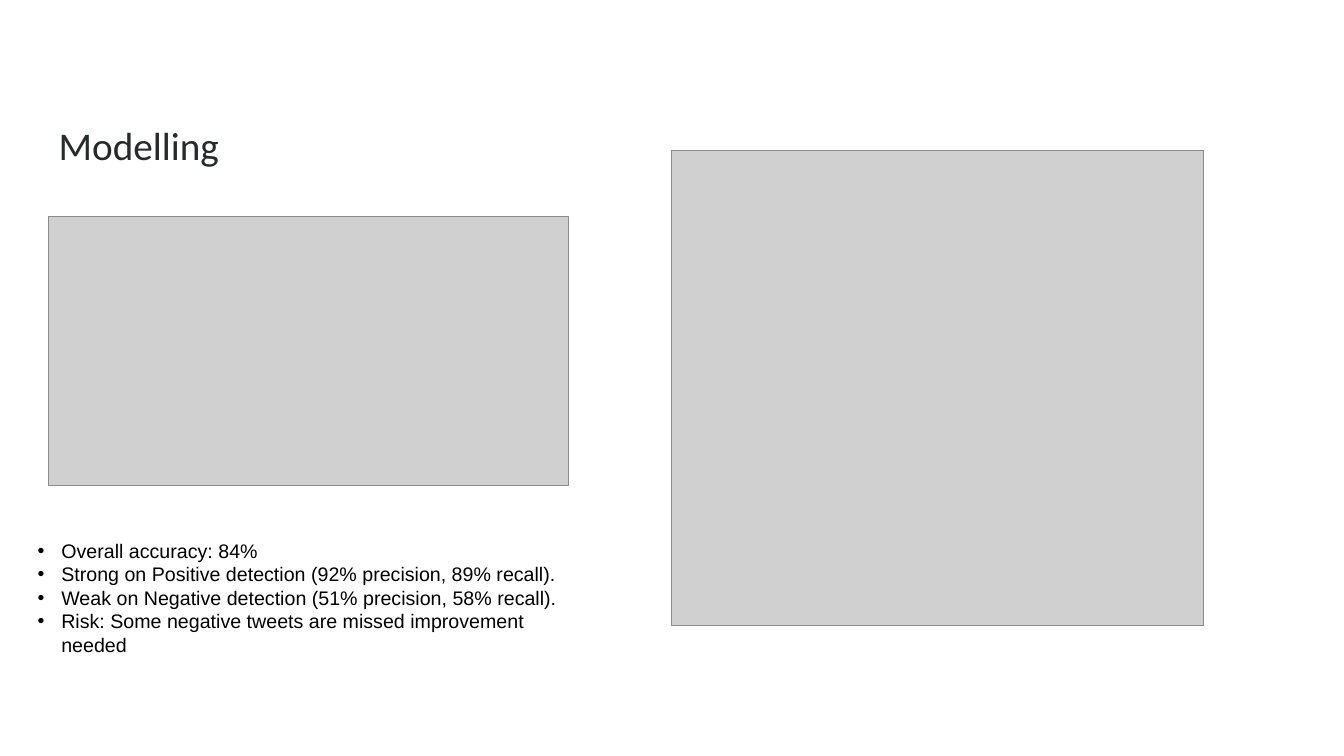
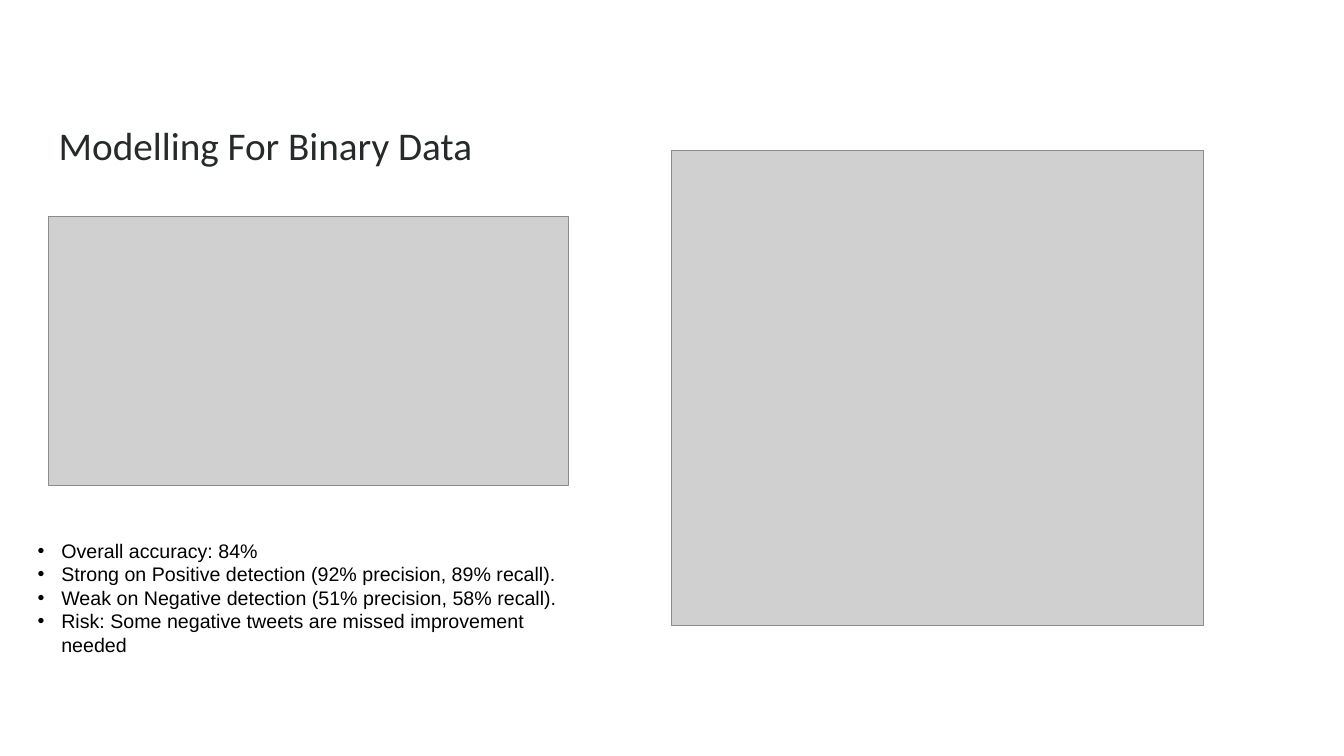
Before and after one commit to KaiFa254/Group_3_NLP_Project_Phase4, a slide deck: slide 8 of presentations/Sentiment_Analysis_of_Tweets_Directed_at_Appl_Google_Products.pptx. Drawn at 1344x756 pixels with LibreOffice and Linux fonts; fonts in the diff are those of the drawing; grey boxes stand for pictures; background and template pictures are left out. Boxes give left, top, right and bottom in pixels: in the first picture for what was removed or moved away, otherwise in the second. Text is boxed around its words. In the diff, an @@ line names an element or a change of style, - is before the commit and + after.

```diff
--- a/presentations/Sentiment_Analysis_of_Tweets_Directed_at_Appl_Google_Products.pptx
+++ b/presentations/Sentiment_Analysis_of_Tweets_Directed_at_Appl_Google_Products.pptx
@@ text at (x1=59, y1=132, x2=472, y2=167): text changed @@
-Modelling
+Modelling For Binary Data
```
Also in this commit, not shown: 6 other slides changed, 3 slides added, 2 slides removed.
